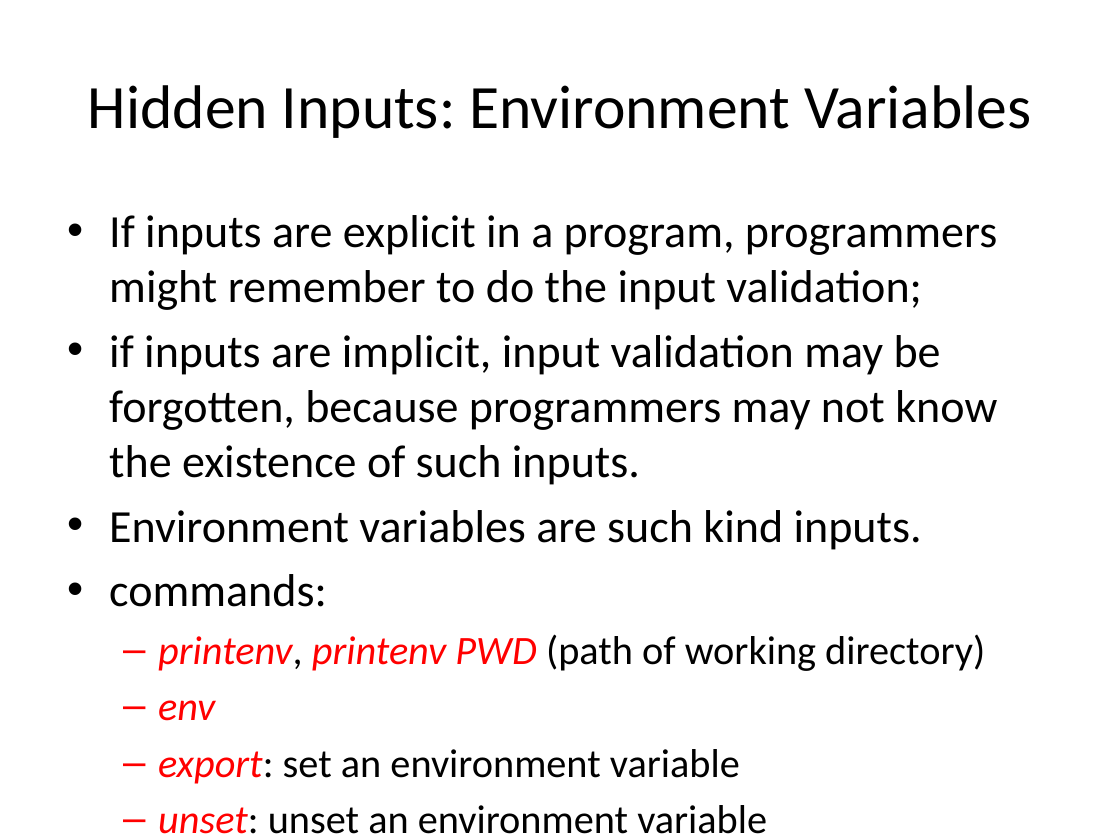
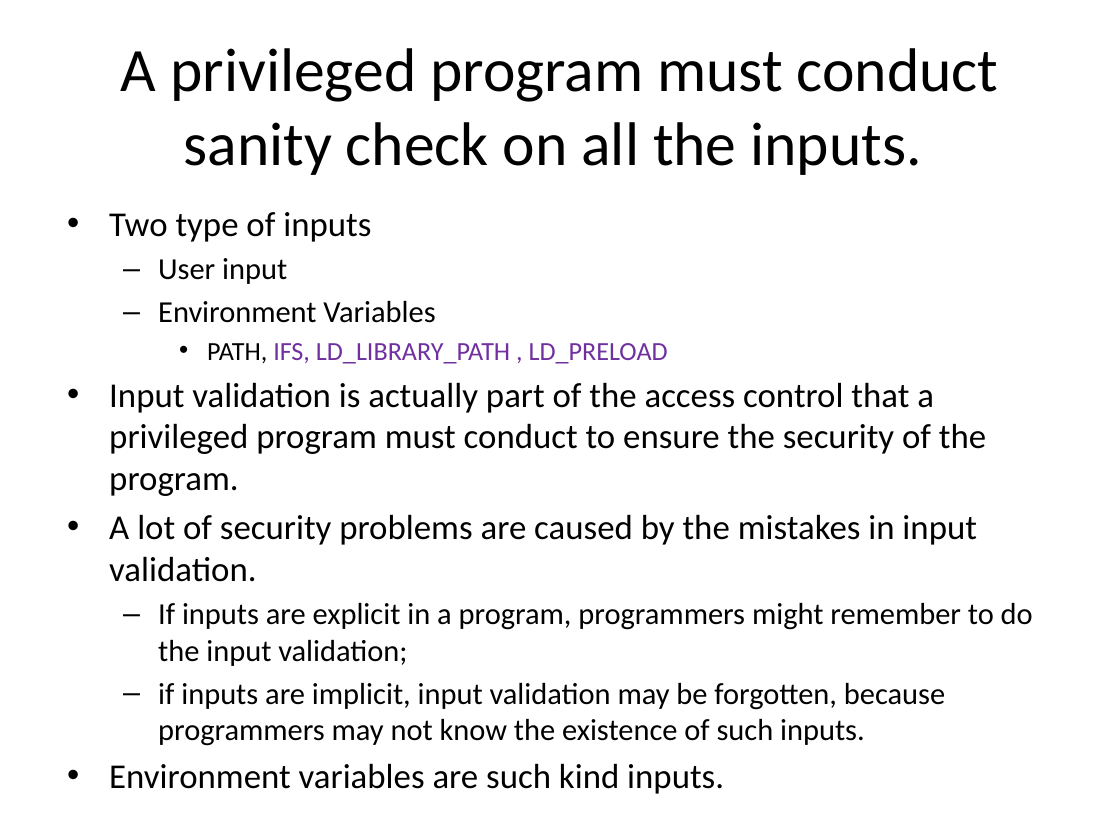
Before and after one commit to Bowie-State-University/CS-Courses, a slide deck: slide 21 of COSC402_545_Software_OS_Security/MyPPTs/2_setUID/5_set-UID/Set-UID Privileged Programs.pptx. Drawn at 1120x840 pixels with LibreOffice and Linux fonts; fonts in the diff are those of the drawing. Boxes give left, top, right and bottom in pixels: in the first picture for what was removed or moved away, otherwise in the second. Text is boxed around its words. In the diff, an @@ line names an element or a change of style, - is before the commit and + after.

```diff
--- a/COSC402_545_Software_OS_Security/MyPPTs/2_setUID/5_set-UID/Set-UID Privileged Programs.pptx
+++ b/COSC402_545_Software_OS_Security/MyPPTs/2_setUID/5_set-UID/Set-UID Privileged Programs.pptx
@@ title at <box>121,48,999,175</box>: text changed @@
-Hidden Inputs: Environment Variables
+A privileged program must conduct sanity check on all the inputs.
@@ text at <box>109,212,986,582</box>: paragraphs added @@
+• Two type of inputs
+  – User input
+  – Environment Variables
+    • PATH, IFS, LD_LIBRARY_PATH , LD_PRELOAD
+• Input validation is actually part of the access control that a privileged program must conduct to ensure the security of the program.
+• A lot of security problems are caused by the mistakes in input validation.
@@ text at <box>109,574,985,834</box>: paragraphs removed @@
-• commands:
-  – printenv, printenv PWD (path of working directory)
-  – env
-  – export: set an environment variable
-  – unset: unset an environment variable
@@ text at <box>158,603,1033,746</box>: size 29.6 to 19.6 pt in "If inputs are explicit in a program, ...", "if inputs are implicit, input validation may ..."; size 29.6 to 22.4 pt in "Environment variables are such kind inputs."; bullet • to –; list level 1 to 2 in "If inputs are explicit in ..."; list level 1 to 2 in "if inputs are implicit, input ..."; less space between paragraphs @@
```
Also in this commit, not shown: 6 other slides changed, 7 slides added, 1 other file.
